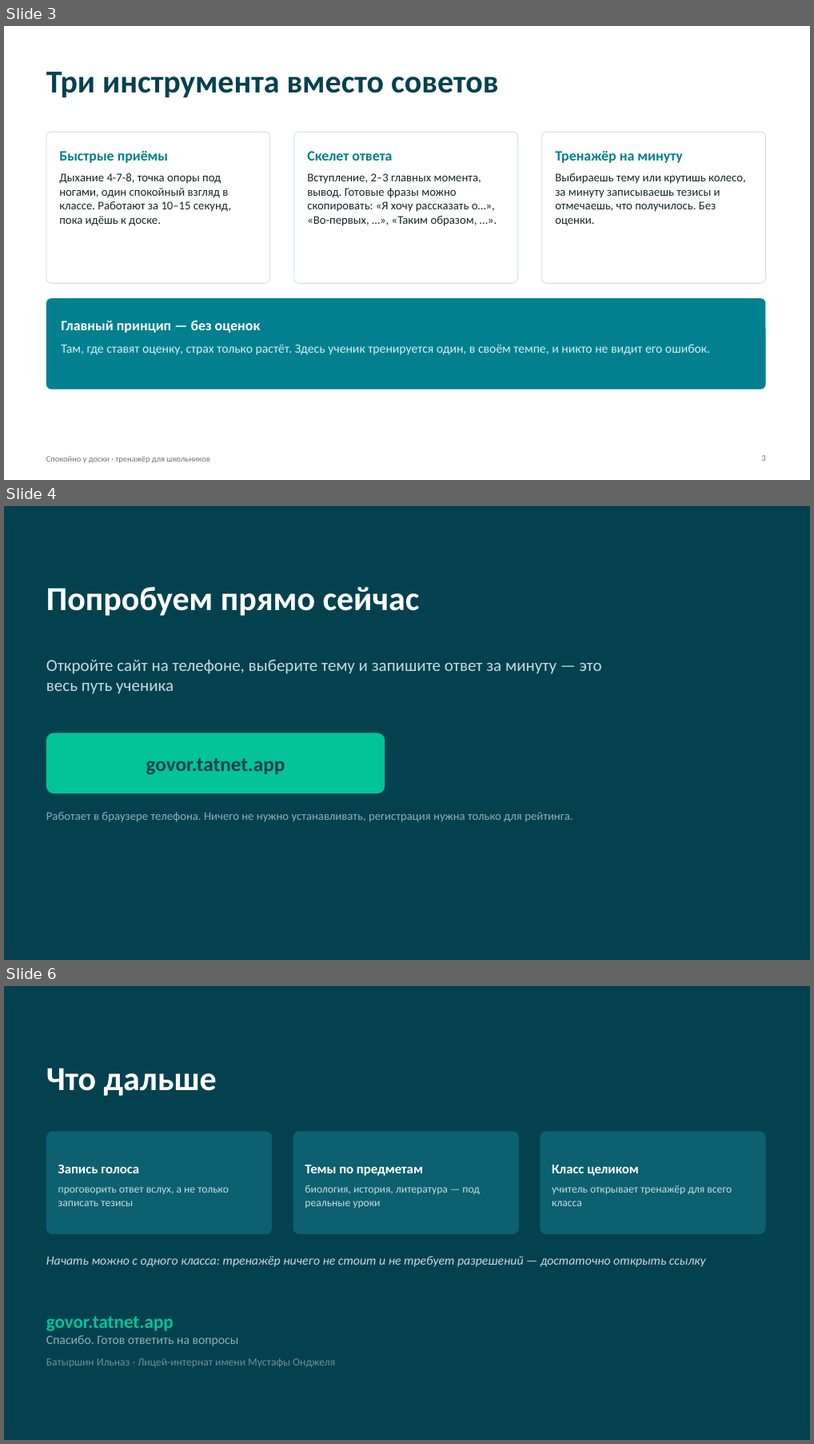
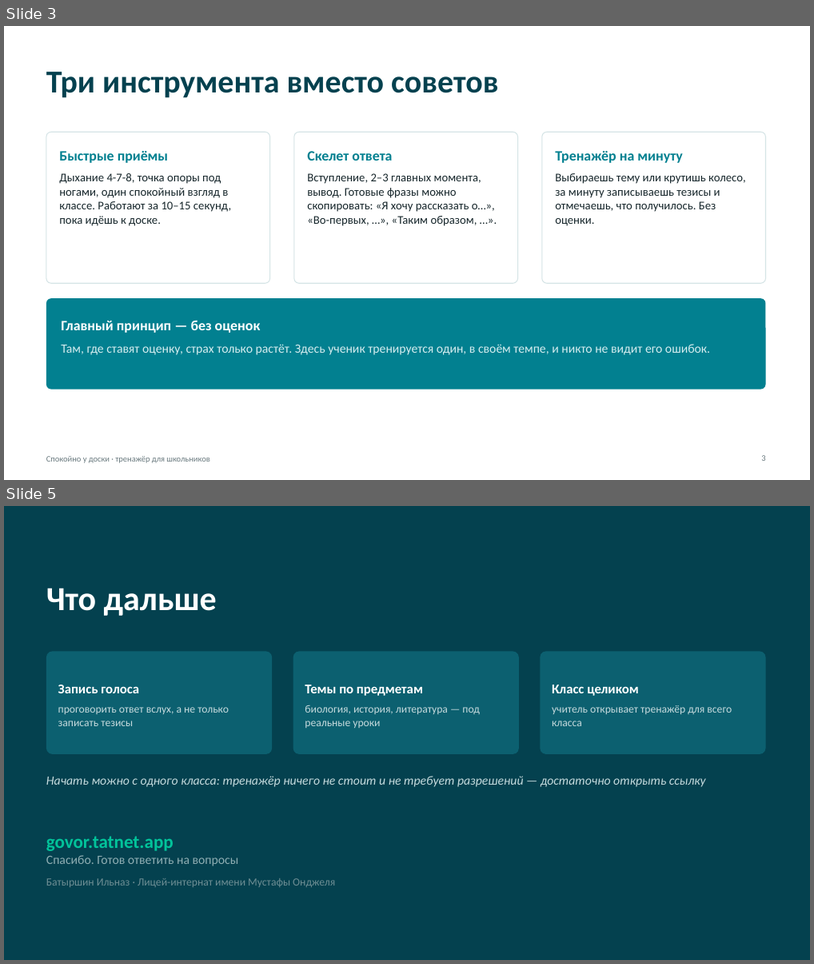
Before and after one commit to amirfazulen-byte/project, a slide deck: deck/Спокойно у доски.pptx. Shown one above the other, each under a label of ours: slides 3, 4 and 6 before the commit, slides 3 and 5 after it; the slides between them are not shown. The pictures are 814x1444 and 814x964 pixels, drawn with LibreOffice and Linux fonts; fonts in the diff are those of the drawing. Boxes give left, top, right and bottom in pixels: in the first picture for what was removed or moved away, otherwise in the second. Text is boxed around its words. In the diff, an @@ line names an element or a change of style, - is before the commit and + after.

```diff
--- a/deck/Спокойно у доски.pptx
+++ b/deck/Спокойно у доски.pptx
@@ slide 4 removed at (4, 506, 810, 960), background #04414F @@
@@ text removed at (46, 587, 420, 616) @@
-Попробуем прямо сейчас
@@ text removed at (46, 659, 602, 694) @@
-Откройте сайт на телефоне, выберите тему и запишите ответ за минуту — это весь путь ученика
@@ rounded rectangle removed at (46, 733, 385, 793) @@
-govor.tatnet.app
@@ text removed at (46, 812, 573, 822) @@
-Работает в браузере телефона. Ничего не нужно устанавливать, регистрация нужна только для рейтинга.
@@ what was slide 6 is now slide 5 @@
```
Also in this commit, not shown: 1 slide changed, 5 other files.
